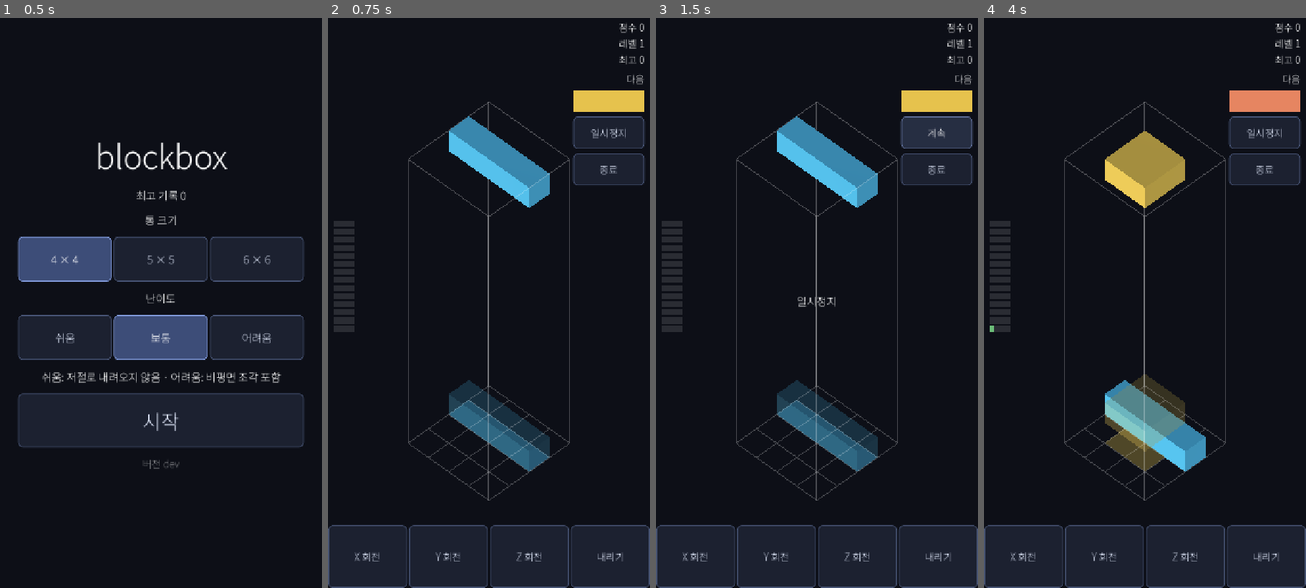
Above: before the commit, frames 1-4 (left to right).
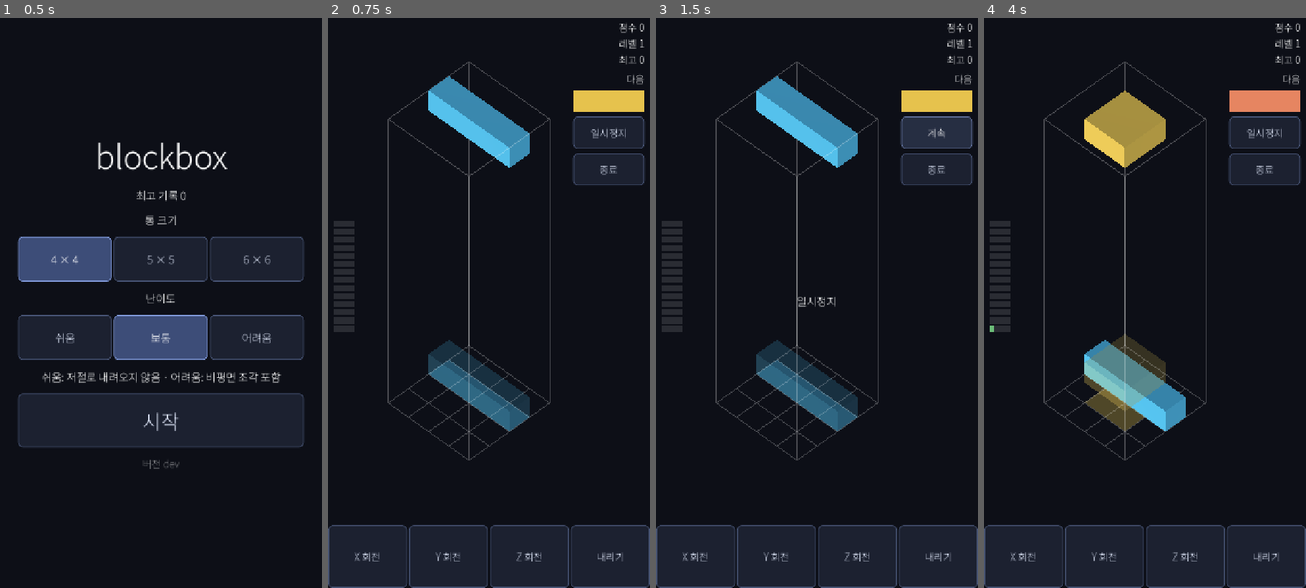
Above: after the commit, the same moments.

Repository: kjw5541a-hash/blockbox
Game: Godot game, scene res://scenes/start.tscn
The game is run twice, just before and just after one commit, with the same random seed, the same clock (stepped at 60 frames per second) and the same inputs.
Inputs (mouse positions are in pixels of both pictures, inside the frame that each line leads up to):
- Up to frame 1 (0.5 s): no input
- Up to frame 2 (0.75 s): click "시작" at 0.5 s
- Up to frame 3 (1.5 s): click "일시정지" at 1.25 s
- Up to frame 4 (4 s): click "계속" at 2 s; click "X 회전" at 2.75 s; tap Enter at 3.5 s; move the mouse to (1215, 274) at 3.52 s; hold Right from 3.53 s (still down); tap Z at 3.6 s; click (1215, 274) at 3.67 s; tap Space at 3.77 s

Frame 1 is identical in both runs. In frame 2, 9.7% of the frame differs, in the area x 18-76%, y 7-85%; in frame 3, 9.7%; in frame 4, 10%.

Commit message:
feat: 통을 왼쪽 위로 비켜 세운다
점수와 버튼이 오른쪽 세로 패널로 모였으니 통이 그 밑에 깔린다. 카메라의
h_offset/v_offset 으로 통을 화면에서 왼쪽 45픽셀, 위 90픽셀 옮겼다. 리그
위치가 아니라 카메라 오프셋을 쓴 이유는, 리그 위치는 통 한가운데를 가리키는
기준점이라 건드리면 시점 회전과 흔들림이 어긋나기 때문이다.

Co-Authored-By: Claude Opus 5 <noreply@anthropic.com>

Diff:
--- a/scenes/main.tscn
+++ b/scenes/main.tscn
@@ -40,6 +40,8 @@
 transform = Transform3D(1, 0, 0, 0, 1, 0, 0, 0, 1, 0, 0, 24)
 projection = 1
 size = 20.0
+h_offset = 0.7
+v_offset = -1.4
 
 [node name="Sun" type="DirectionalLight3D" parent="CameraRig"]
 transform = Transform3D(0.9063, 0, -0.4226, -0.2113, 0.866, -0.4532, 0.366, 0.5, 0.7849, 0, 0, 0)
--- a/tests/test_ui_readability.gd
+++ b/tests/test_ui_readability.gd
@@ -8,6 +8,7 @@
 	await _test_buttons_stand_out_from_the_background()
 	await _test_text_is_big_enough_to_read()
 	await _test_game_buttons_keep_their_size()
+	await _test_box_does_not_sit_under_the_hud()
 	print("test_ui_readability: OK")
 	quit()
 
@@ -89,3 +90,40 @@
 		assert(font_size <= 24,
 			"게임 화면 버튼 글자가 커졌다: %s %d" % [b.name, font_size])
 	hud.queue_free()
+
+
+# 점수와 버튼이 오른쪽 세로 패널로 모였으니 통은 왼쪽으로, 그리고 위로 비켜
+# 서야 한다. 카메라의 h_offset/v_offset 이 그 일을 한다 — 여기서 지키는 건
+# 통이 패널과 하단 버튼 줄을 침범하지 않는다는 것이다.
+func _test_box_does_not_sit_under_the_hud() -> void:
+	var main: Node = load("res://scenes/main.tscn").instantiate()
+	root.add_child(main)
+	await process_frame
+
+	var hud: CanvasLayer = main.get_node("HUD")
+	var side: Control = hud.get_node("Side")
+	var bottom: Control = hud.get_node("Bottom")
+	var gauge: Control = hud.get_node("LayerGauge")
+	var screen: Vector2 = main.get_viewport().get_visible_rect().size
+	# 스치듯 붙어 있으면 겹치지 않아도 겹쳐 보인다. 손가락 하나 폭은 띄운다.
+	var gap := 40.0
+
+	# 상하각을 끝에서 끝까지 돌려도 지켜져야 한다. 통은 눕힐수록 위아래로 길어진다.
+	for pitch in [CameraRig.PITCH_MAX, CameraRig.PITCH_DEG, CameraRig.PITCH_MIN]:
+		main.rig.pitch_by(pitch - main.rig._pitch)
+		await process_frame
+		var rect: Rect2 = main.touch_input.box_screen_rect()
+		assert(rect.end.x <= side.position.x - gap,
+			"상하각 %.0f 에서 통이 오른쪽 패널에 붙는다: %s / 패널 x %f"
+				% [pitch, rect, side.position.x])
+		assert(rect.end.y <= bottom.position.y - gap * 2.0,
+			"상하각 %.0f 에서 통이 하단 버튼 줄에 붙는다: %s / 버튼 줄 y %f"
+				% [pitch, rect, bottom.position.y])
+		assert(rect.position.x >= gauge.position.x + gauge.size.x + gap,
+			"상하각 %.0f 에서 통이 왼쪽 층 게이지에 붙는다: %s / 게이지 끝 %f"
+				% [pitch, rect, gauge.position.x + gauge.size.x])
+		assert(rect.position.x >= 0.0 and rect.position.y >= 0.0
+				and rect.end.x <= screen.x,
+			"상하각 %.0f 에서 통이 화면 밖으로 나갔다: %s" % [pitch, rect])
+
+	main.queue_free()
